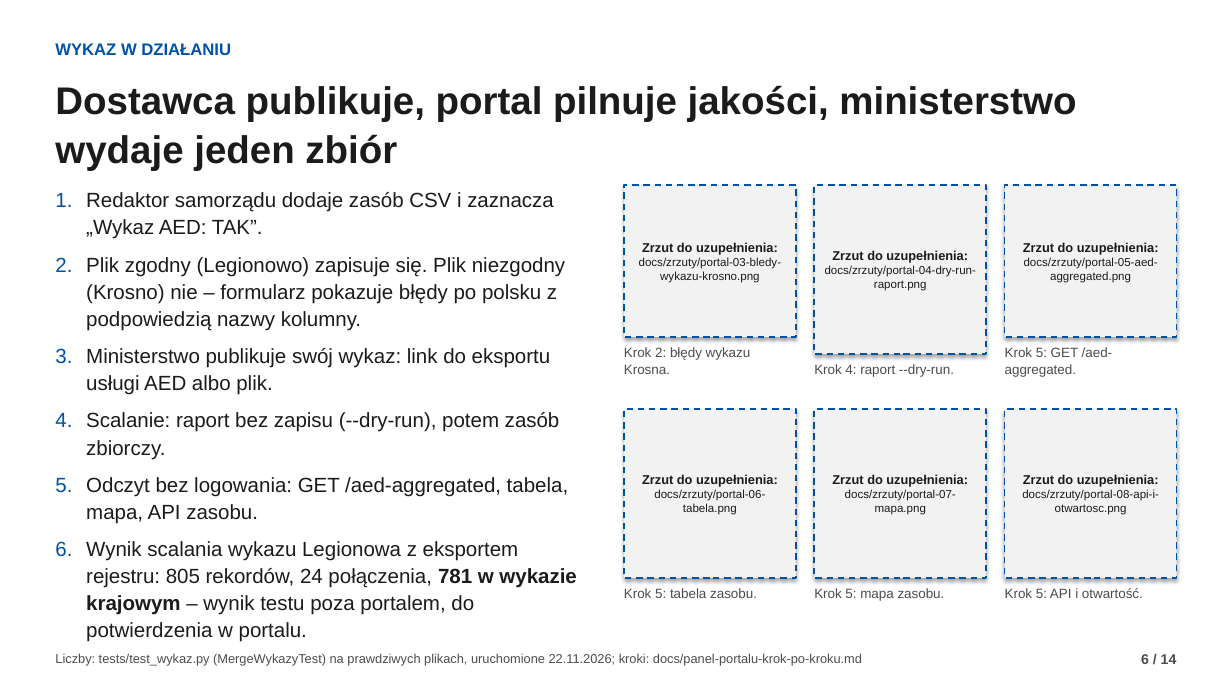
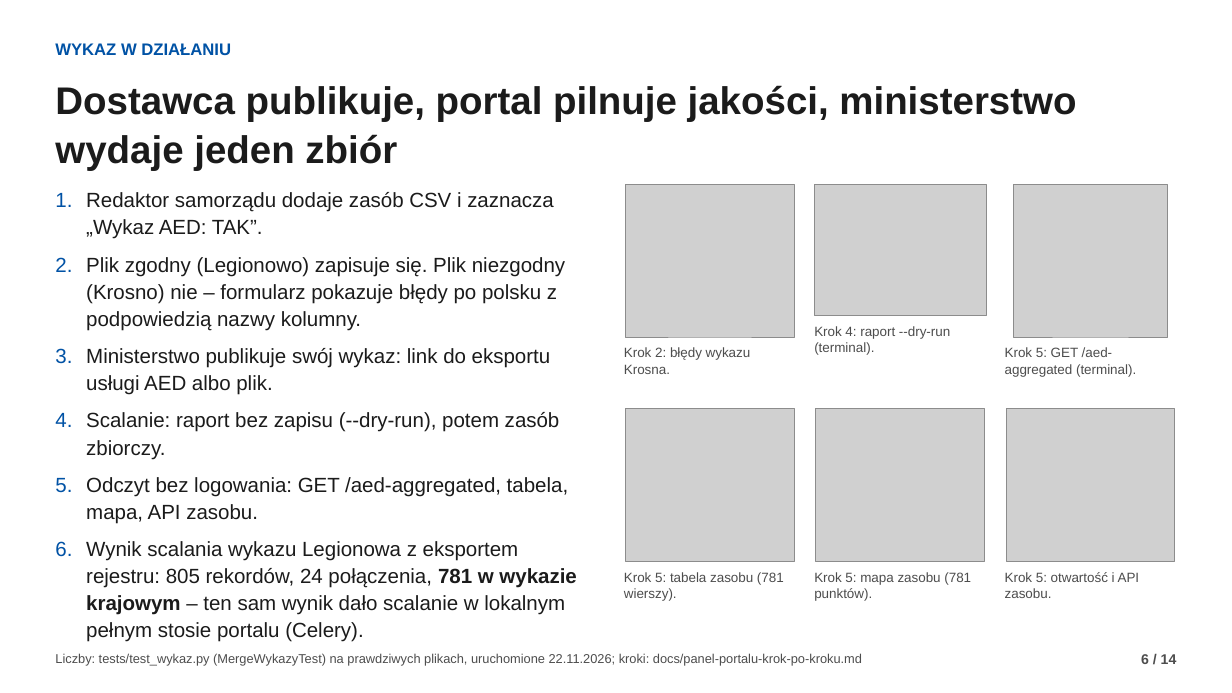
Before and after one commit to fidok15/AED, a slide deck: slide 6 of docs/prezentacja/misja-aed.pptx. Drawn at 1232x693 pixels with LibreOffice and Linux fonts; fonts in the diff are those of the drawing; grey boxes stand for pictures. Boxes give left, top, right and bottom in pixels: in the first picture for what was removed or moved away, otherwise in the second. Text is boxed around its words. In the diff, an @@ line names an element or a change of style, - is before the commit and + after.

Commit message:
docs: real portal screenshots (dataset, admin form, table, map), documents follow what was run
- frontend fork against the local API shows the national list with 781 rows in the table and on the map
- admin panel: editing, list as a link, manual column types confirmed by clicking
- presentation rebuilt with the screenshots; limitation now reads 'run locally only'

```diff
--- a/docs/prezentacja/misja-aed.pptx
+++ b/docs/prezentacja/misja-aed.pptx
@@ rectangle removed at (624,185,796,337) @@
-Zrzut do uzupełnienia:
-docs/zrzuty/portal-03-bledy-wykazu-krosno.png
@@ picture added at (626,185,795,337) @@
@@ rectangle removed at (814,185,986,354) @@
-Zrzut do uzupełnienia:
-docs/zrzuty/portal-04-dry-run-raport.png
@@ picture added at (814,185,986,316) @@
@@ rectangle removed at (1005,185,1177,337) @@
-Zrzut do uzupełnienia:
-docs/zrzuty/portal-05-aed-aggregated.png
@@ picture added at (1014,185,1168,337) @@
@@ text at (814,326,950,355): text changed @@
-Krok 4: raport --dry-run.
+Krok 4: raport --dry-run (terminal).
@@ text at (1005,347,1136,377): text changed @@
-Krok 5: GET /aed-aggregated.
+Krok 5: GET /aed-aggregated (terminal).
@@ rectangle removed at (624,409,796,578) @@
-Zrzut do uzupełnienia:
-docs/zrzuty/portal-06-tabela.png
@@ picture added at (626,409,795,561) @@
@@ rectangle removed at (814,409,986,578) @@
-Zrzut do uzupełnienia:
-docs/zrzuty/portal-07-mapa.png
@@ picture added at (816,409,985,561) @@
@@ rectangle removed at (1005,409,1177,578) @@
-Zrzut do uzupełnienia:
-docs/zrzuty/portal-08-api-i-otwartosc.png
@@ picture added at (1006,409,1176,561) @@
@@ text at (86,541,576,615): text changed @@
-6. Wynik scalania wykazu Legionowa z eksportem rejestru: 805 rekordów, 24 połączenia, 781 w wykazie krajowym – wynik testu poza portalem, do potwierdzenia w portalu.
+6. Wynik scalania wykazu Legionowa z eksportem rejestru: 805 rekordów, 24 połączenia, 781 w wykazie krajowym – ten sam wynik dało scalanie w lokalnym pełnym stosie portalu (Celery).
@@ text at (624,572,784,601): text changed @@
-Krok 5: tabela zasobu.
+Krok 5: tabela zasobu (781 wierszy).
@@ text at (814,572,971,601): text changed @@
-Krok 5: mapa zasobu.
+Krok 5: mapa zasobu (781 punktów).
@@ text at (1005,572,1140,598): text changed @@
-Krok 5: API i otwartość.
+Krok 5: otwartość i API zasobu.
```
Also in this commit, not shown: 5 other slides changed, 16 other files.
